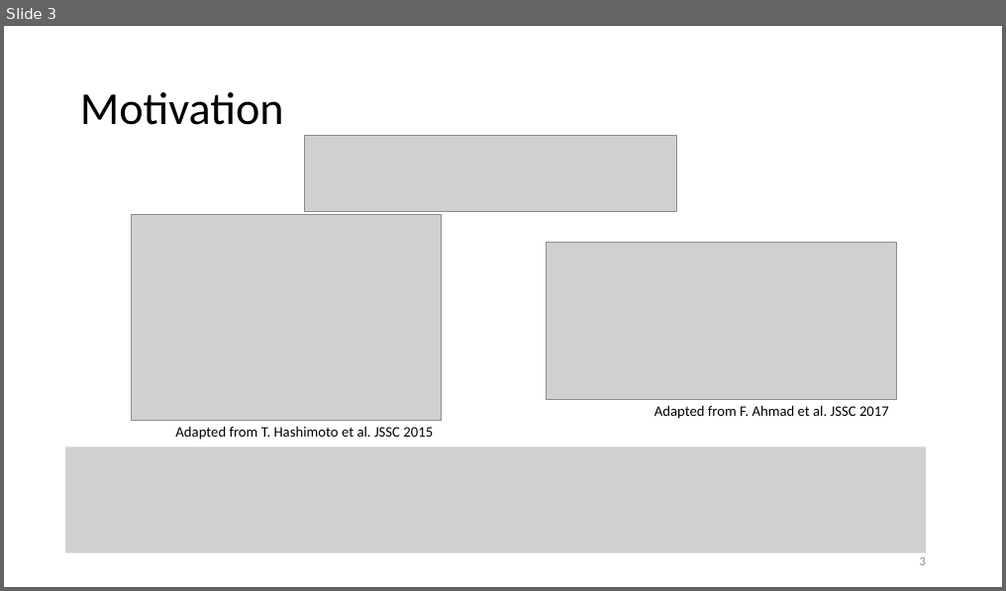
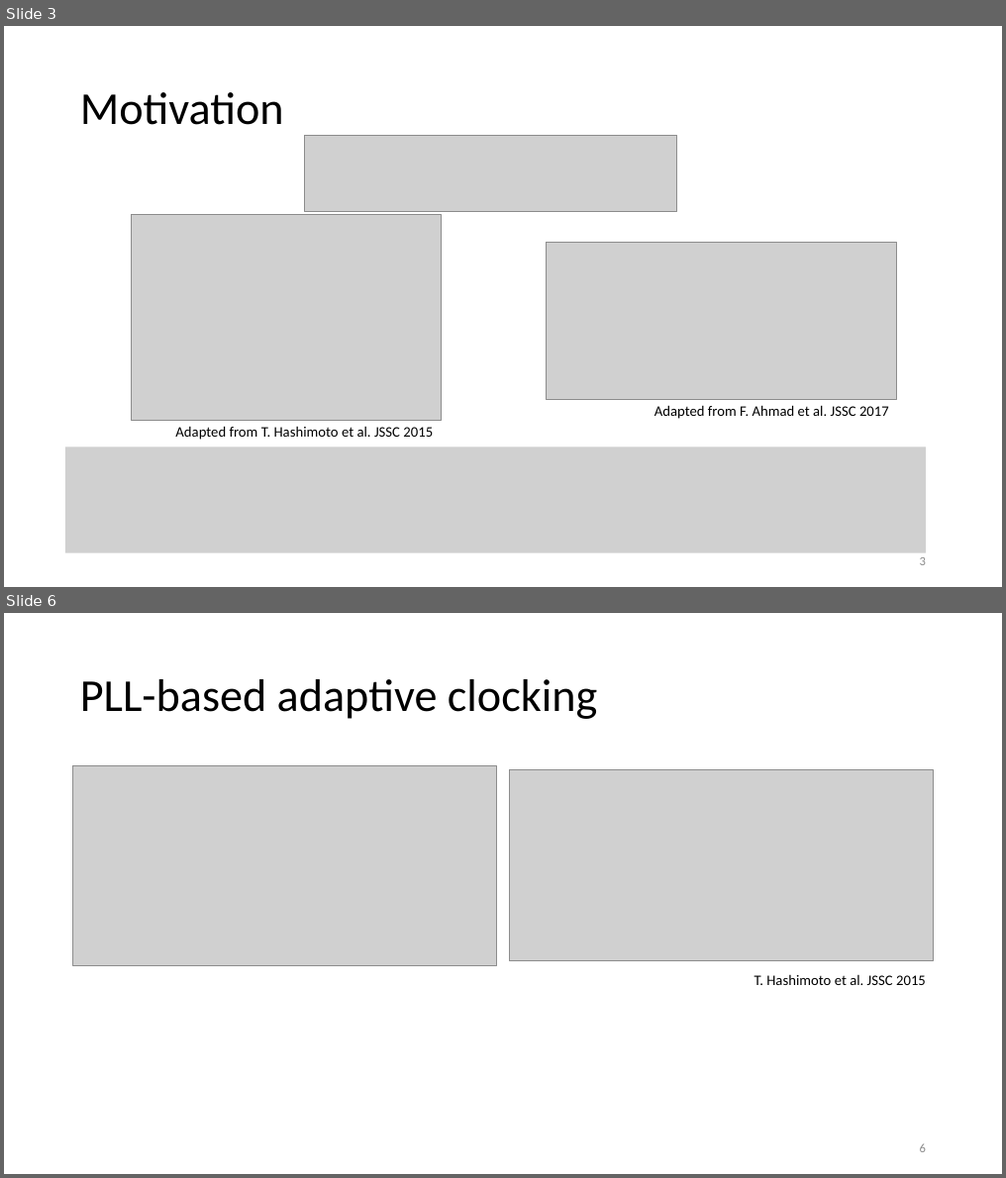
Before and after one commit to NotReallySynthPlls/FinalReport, a slide deck: Adaptive Clocking Techniques for SoC Supply Droop Response.pptx. Shown one above the other, each under a label of ours: slide 3 before the commit, slides 3 and 6 after it; the slides between them are not shown. The pictures are 1006x591 and 1006x1178 pixels, drawn with LibreOffice and Linux fonts; fonts in the diff are those of the drawing; grey boxes stand for pictures. Boxes give left, top, right and bottom in pixels: in the first picture for what was removed or moved away, otherwise in the second. Text is boxed around its words. In the diff, an @@ line names an element or a change of style, - is before the commit and + after.

```diff
--- a/Adaptive Clocking Techniques for SoC Supply Droop Response.pptx
+++ b/Adaptive Clocking Techniques for SoC Supply Droop Response.pptx
@@ slide 6 added at <box>4,613,1002,1174</box>, background #FFFFFF @@
@@ title added at <box>80,679,597,719</box>, 44 pt, text #000000 @@
+PLL-based adaptive clocking
@@ picture added at <box>73,765,497,965</box> @@
@@ picture added at <box>509,770,934,961</box> @@
@@ text added at <box>754,975,926,985</box>, 14 pt, text #000000 @@
+T. Hashimoto et al. JSSC 2015
@@ page number added at <box>920,1144,926,1153</box>, 12 pt, text #8C8C8C @@
+6
```
Also in this commit, not shown: 3 slides changed, 1 other slide added, 2 slides removed.
